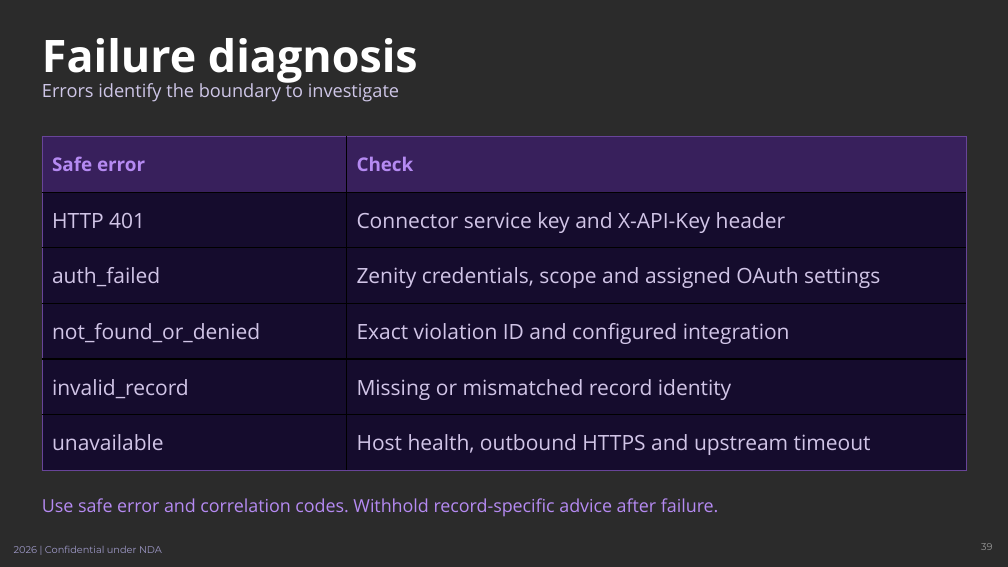
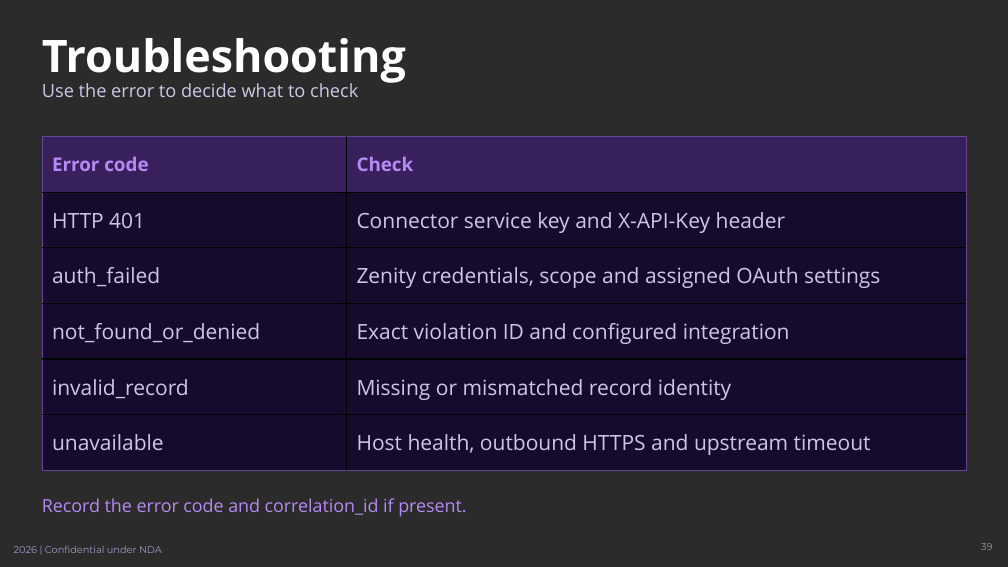
Before and after one commit to johnt-zenity/zenity-remediation-assistant, a slide deck: slide 39 of docs/training/zenity-teams-training.pptx. Drawn at 1008x567 pixels with LibreOffice and Linux fonts; fonts in the diff are those of the drawing; background and template pictures are left out; a plain dark background stands for a picture behind light text. Boxes give left, top, right and bottom in pixels: in the first picture for what was removed or moved away, otherwise in the second. Text is boxed around its words. In the diff, an @@ line names an element or a change of style, - is before the commit and + after.

Commit message:
Clarify training instructions and setup checks (#1)

```diff
--- a/docs/training/zenity-teams-training.pptx
+++ b/docs/training/zenity-teams-training.pptx
@@ title at <box>42,38,406,84</box>: text changed @@
-Failure diagnosis
+Troubleshooting
@@ text at <box>42,83,358,97</box>: text changed @@
-Errors identify the boundary to investigate
+Use the error to decide what to check
@@ table at <box>42,136,967,470</box> @@
-row 1, column 1: Safe error
+row 1, column 1: Error code
@@ text at <box>42,498,466,517</box>: text changed @@
-Use safe error and correlation codes. Withhold record-specific advice after failure.
+Record the error code and correlation_id if present.
```
Also in this commit, not shown: 31 other slides changed, 6 other files.
